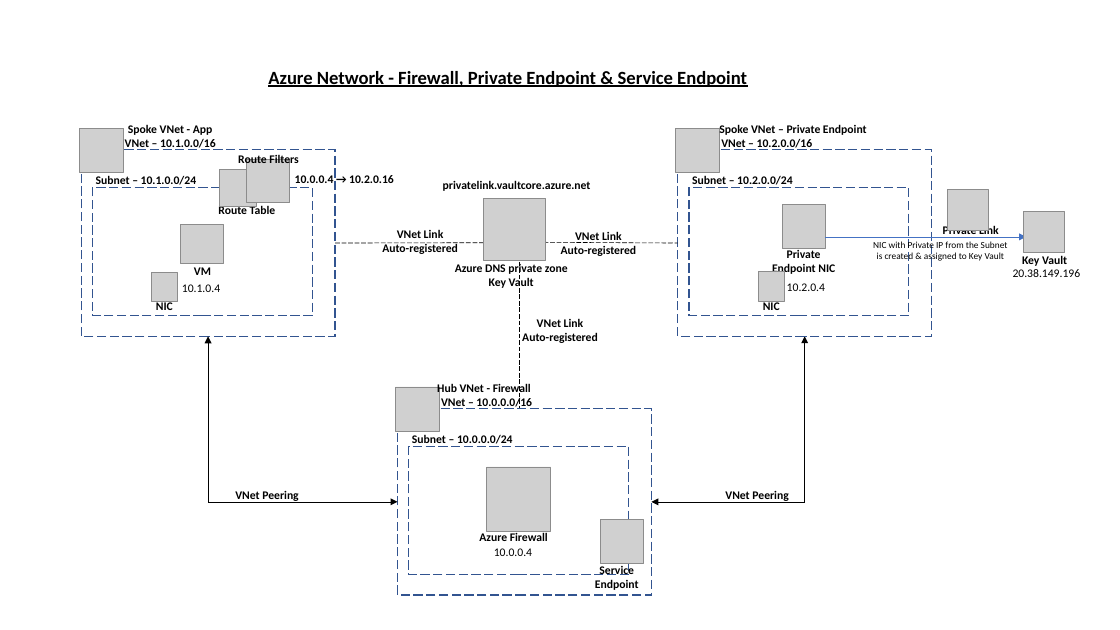
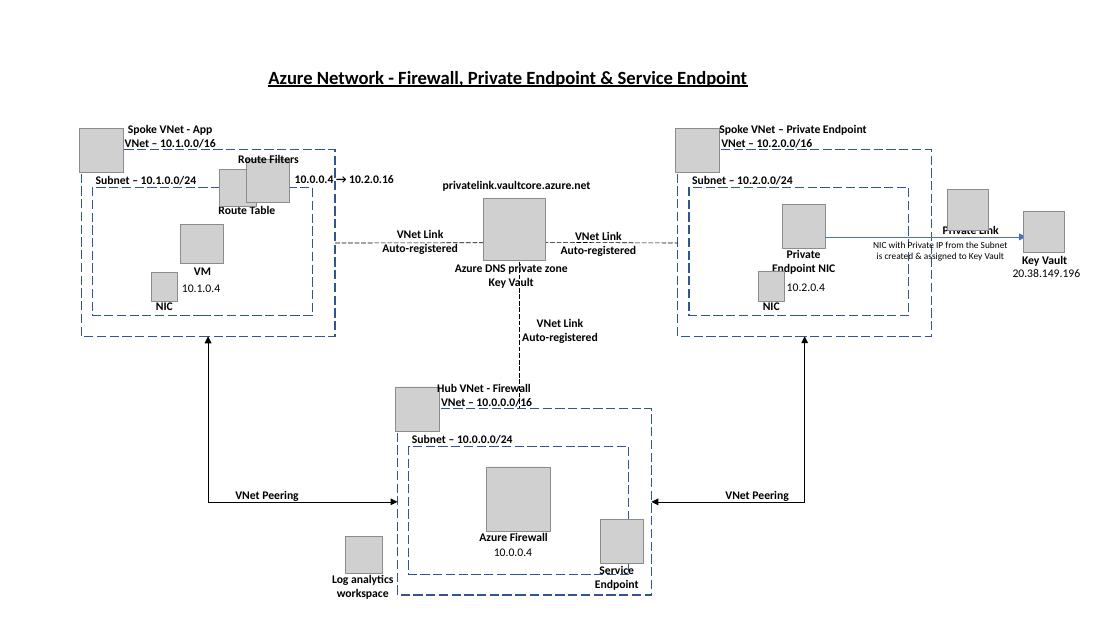
Before and after one commit to abhinabsarkar/az-firewall-pe, a slide deck: slide 1 of images/Azure Firewall.pptx. Drawn at 1120x630 pixels with LibreOffice and Linux fonts; fonts in the diff are those of the drawing; grey boxes stand for pictures. Boxes give left, top, right and bottom in pixels: in the first picture for what was removed or moved away, otherwise in the second. Text is boxed around its words. In the diff, an @@ line names an element or a change of style, - is before the commit and + after.

```diff
--- a/images/Azure Firewall.pptx
+++ b/images/Azure Firewall.pptx
@@ picture added at [345,537,382,574] @@
@@ text added at [332,573,393,599], 10 pt, text #000000, bold @@
+Log analytics workspace
```
Also in this commit, not shown: 1 other slide changed.
